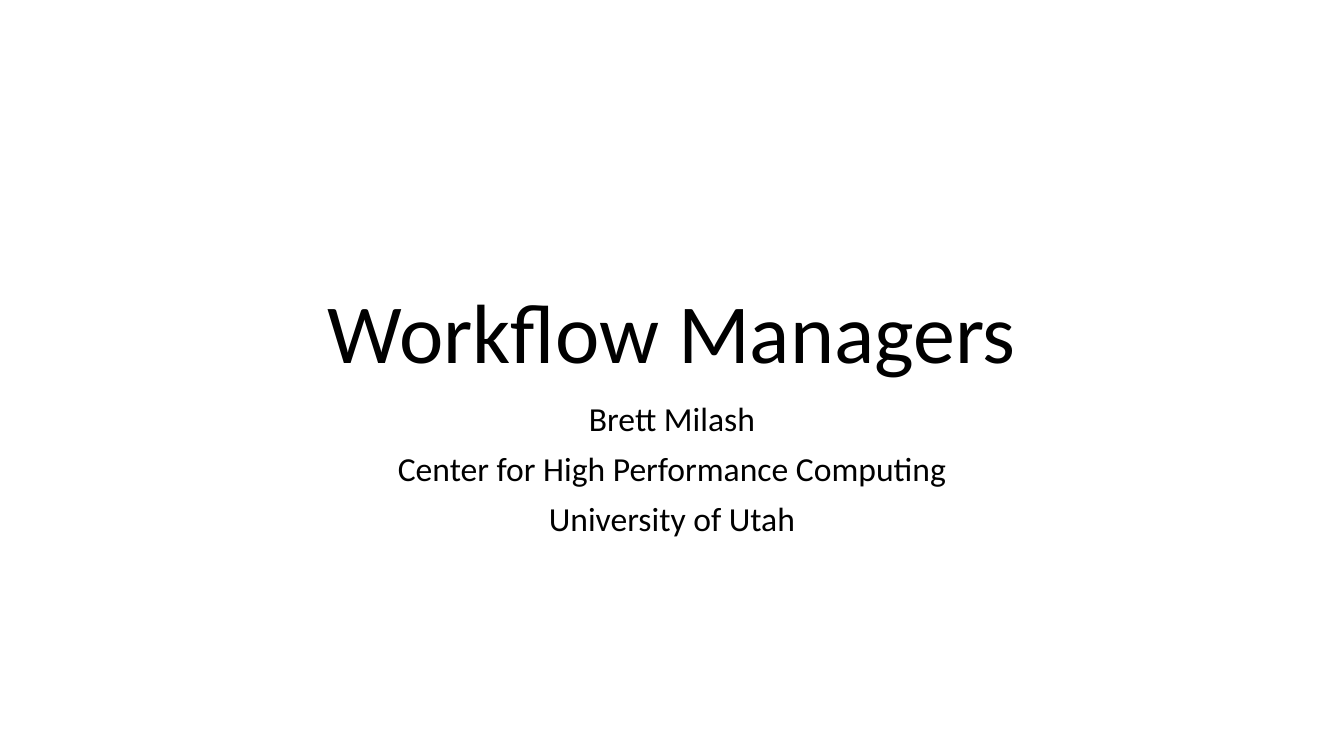
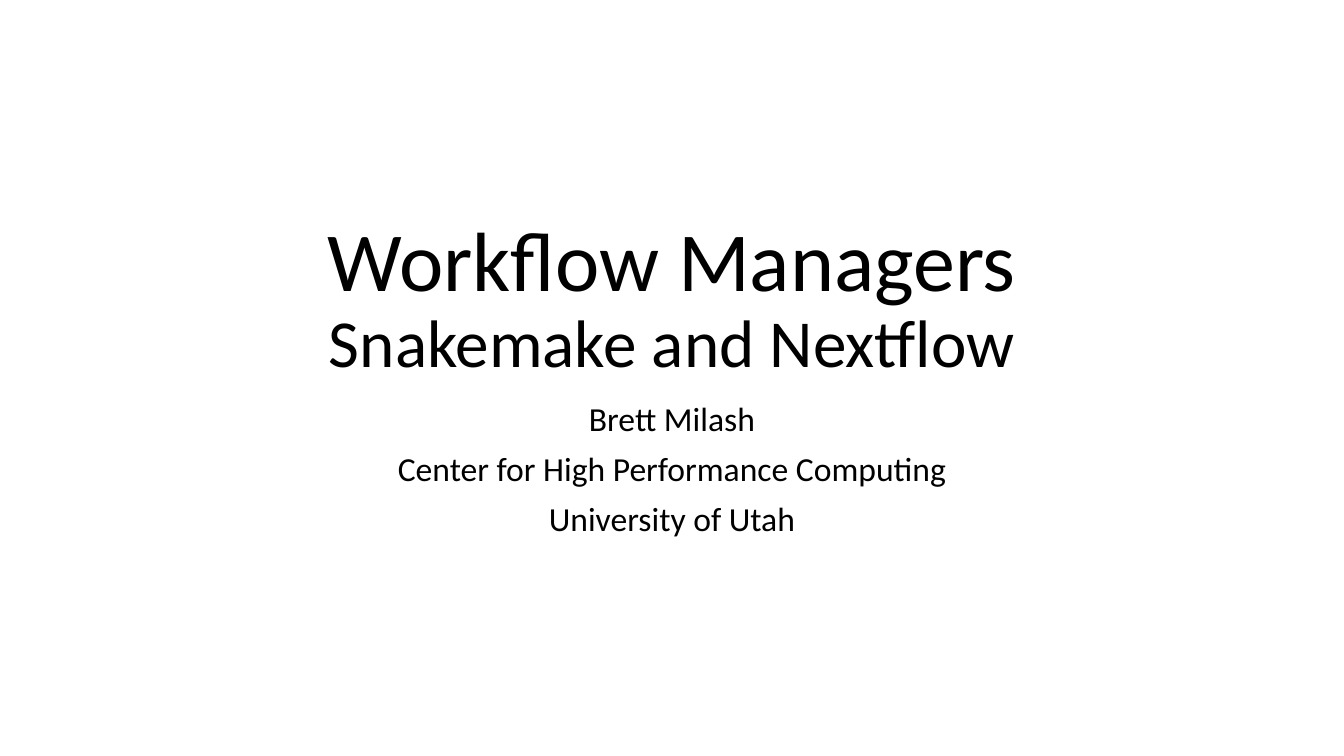
Before and after one commit to CHPC-UofU/rmacc-workflows, a slide deck: slide 1 of slides/workflow_tools.pptx. Drawn at 1344x756 pixels with LibreOffice and Linux fonts; fonts in the diff are those of the drawing; background and template pictures are left out. Boxes give left, top, right and bottom in pixels: in the first picture for what was removed or moved away, otherwise in the second. Text is boxed around its words. In the diff, an @@ line names an element or a change of style, - is before the commit and + after.

```diff
--- a/slides/workflow_tools.pptx
+++ b/slides/workflow_tools.pptx
@@ title at [328, 232, 1016, 368]: text changed; size 60 to 48 pt @@
-Workflow Managers
+Workflow Managers
+Snakemake and Nextflow
```
Also in this commit, not shown: 10 other slides changed, 6 slides added, 2 slides removed, 1 other file.
